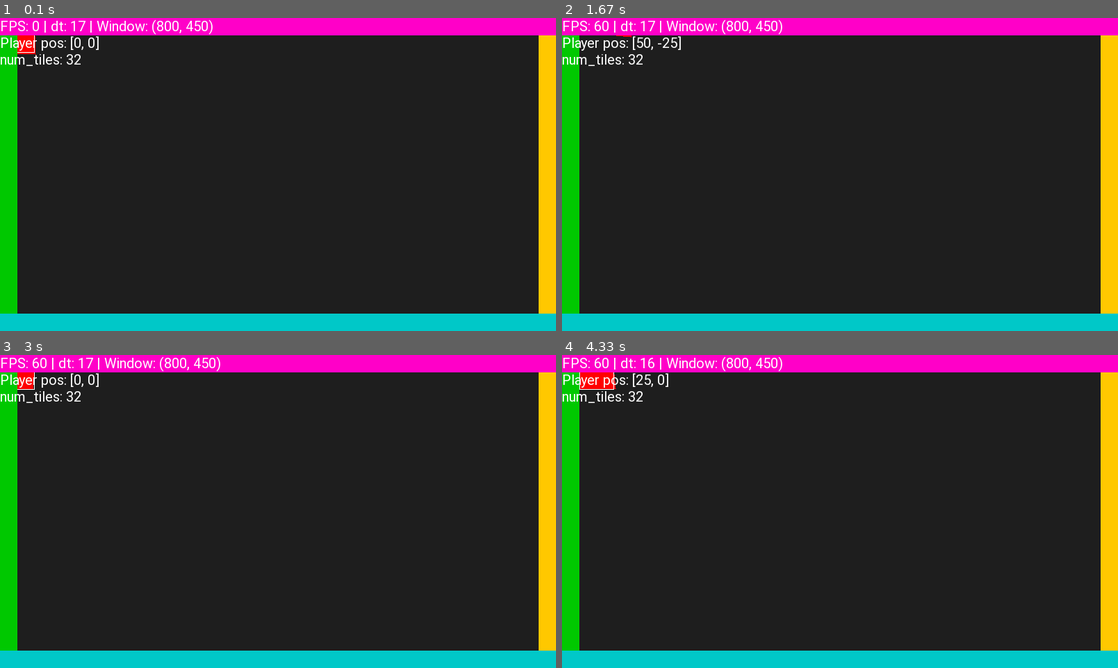
Above: before the commit, frames 1-4 (two rows, left to right).
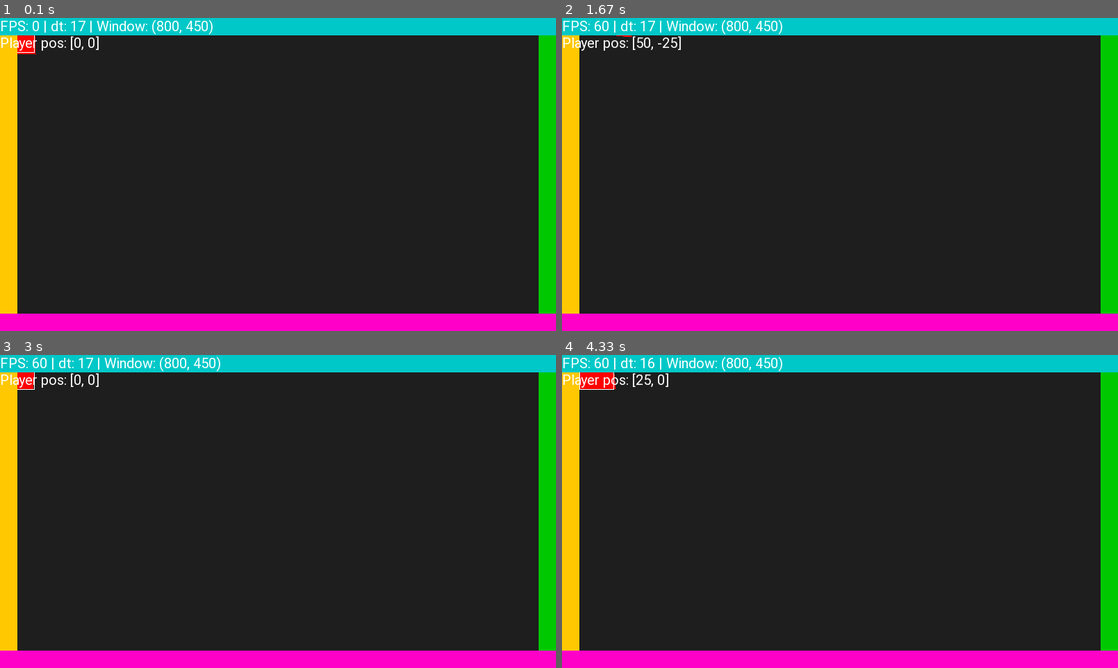
Above: after the commit, the same moments.

Repository: sustainablelab/kurt_pygame_examples
Game: pygame game, started from example2.py
Same seed, same stepped clock (60 frames per second), same inputs: the game is played once before the commit and once after it.
Inputs:
- Up to frame 1 (0.1 s): no input
- Up to frame 2 (1.67 s): hold D 0.33-0.8 s; hold W 0.83-1.13 s; hold D 1.17-1.63 s
- Up to frame 3 (3 s): hold A 1.67-2.2 s; hold S 2.23-2.53 s; hold A 2.57-2.97 s
- Up to frame 4 (4.33 s): hold W 3-3.37 s; hold D 3.4-4.03 s; hold S from 4.07 s (still down)

The runs differ from the first frame. In frame 1, 17% of the frame differs, in the area x 0-100%, y 0-100%; in frame 2, 17%; in frame 3, 17%; in frame 4, 17%.

Commit message:
Make a TileMap class

Diff:
--- a/example2.py
+++ b/example2.py
@@ -10,6 +10,7 @@
 [x] draw walls
 [ ] collide with the walls
 [x] make a Player class: track position in a debug rect, but draw as a wiggling polygon rect
+[x] make a TileMap class: move wall code to TileMap
 """
 
 from pathlib import Path
@@ -115,6 +116,46 @@
             self.art[3][0] += random.uniform(-w,w)
             self.art[3][1] += random.uniform(-w,w)
 
+class TileMap:
+    def __init__(self, game):
+        self.game = game
+        self.make_tiles()
+
+    def make_tiles(self) -> None:
+        """Create a list of tiles in self.tiles.
+
+        Each tile is a dict: {'rect':Rect, 'color':Color}.
+        """
+        self.tiles = []
+        def make_wall_vertical(color, tile_size, x, ystart, num_tiles):
+            """Make a vertical wall at 'x', starting at 'ystart' and extending down 'num_tiles'."""
+            n = 0
+            while n < num_tiles:
+                self.tiles.append({
+                    'rect':Rect((x,tile_size*n),(tile_size,tile_size)),
+                    'color':color})
+                n += 1
+        def make_wall_horizontal(color, tile_size, y, xstart, num_tiles):
+            """Make a horizontal wall at 'y', starting at 'xstart' and extending right 'num_tiles'."""
+            n = 0
+            while n < num_tiles:
+                self.tiles.append({
+                    'rect':Rect((tile_size*n,y),(tile_size,tile_size)),
+                    'color':color})
+                n += 1
+        window_width, window_height = self.game.os_window.get_size()
+        tile_size = self.game.tile_size
+        num_horiz = math.ceil(window_width/tile_size)
+        left=0; top=0; right=window_width-tile_size; bottom = window_height-tile_size
+        make_wall_vertical(Color(255,200,0), tile_size,   x=left,   ystart=top,  num_tiles=math.ceil(window_height/tile_size))
+        make_wall_vertical(Color(0,200,0), tile_size,   x=right,  ystart=top,  num_tiles=math.ceil(window_height/tile_size))
+        make_wall_horizontal(Color(0,200,200), tile_size, y=top,    xstart=left, num_tiles=math.ceil(window_width/tile_size))
+        make_wall_horizontal(Color(255,0,200), tile_size, y=bottom, xstart=left, num_tiles=math.ceil(window_width/tile_size))
+
+    def render(self, surf:pygame.Surface) -> None:
+        for tile in self.tiles:
+            pygame.draw.rect(surf, tile['color'], tile['rect'])
+
 class Game:
     def __init__(self):
         pygame.init()
@@ -124,6 +165,7 @@
         self.clock = pygame.time.Clock()
         self.dt = 0
         self.tile_size = 25
+        self.tile_map = TileMap(self)
         self.player = Player(self)
         self.debug = True
 
@@ -144,7 +186,6 @@
             case pygame.K_F2:
                 self.debug = not self.debug
 
-
     def game_loop(self):
         self.handle_events()
         self.text_hud = TextHud(self, size=20) if self.debug else None
@@ -158,33 +199,9 @@
         pygame.draw.polygon(self.os_window, Color(255,0,0), self.player.art) # Draw player
         if self.debug:
             pygame.draw.rect(self.os_window, Color(255,255,255), self.player.debug_rect, width=1) # Draw player
-        self.draw_walls()
+        self.tile_map.render(self.os_window)
         if self.debug: self.text_hud.render(self.os_window, Color(255,255,255))
         pygame.display.update() # Final render
-
-    def draw_vertical(self, color:Color, tile_size, x) -> None:
-        n = 0
-        tiles = []
-        window_height = self.os_window.get_size()[1]
-        num_tiles = math.ceil(window_height/tile_size)
-        while n < num_tiles:
-            tiles.append( Rect((x,tile_size*n), (tile_size,tile_size)))
-            n += 1
-        for tile in tiles:
-            pygame.draw.rect(self.os_window, color, tile)
-
-    def draw_horizontal(self, color:Color, tile_size, y, use_hud:bool=False) -> None:
-        n = 0
-        tiles = []
-        window_width = self.os_window.get_size()[0]
-        num_tiles = math.ceil(window_width/tile_size)
-        while n < num_tiles:
-            tiles.append( Rect((tile_size*n, y), (tile_size,tile_size)))
-            n += 1
-        for tile in tiles:
-            pygame.draw.rect(self.os_window, color, tile)
-        if use_hud:
-            if self.debug: self.text_hud.msg += f"\nnum_tiles: {num_tiles}"
 
     def draw_walls(self):
         # Draw East Wall
